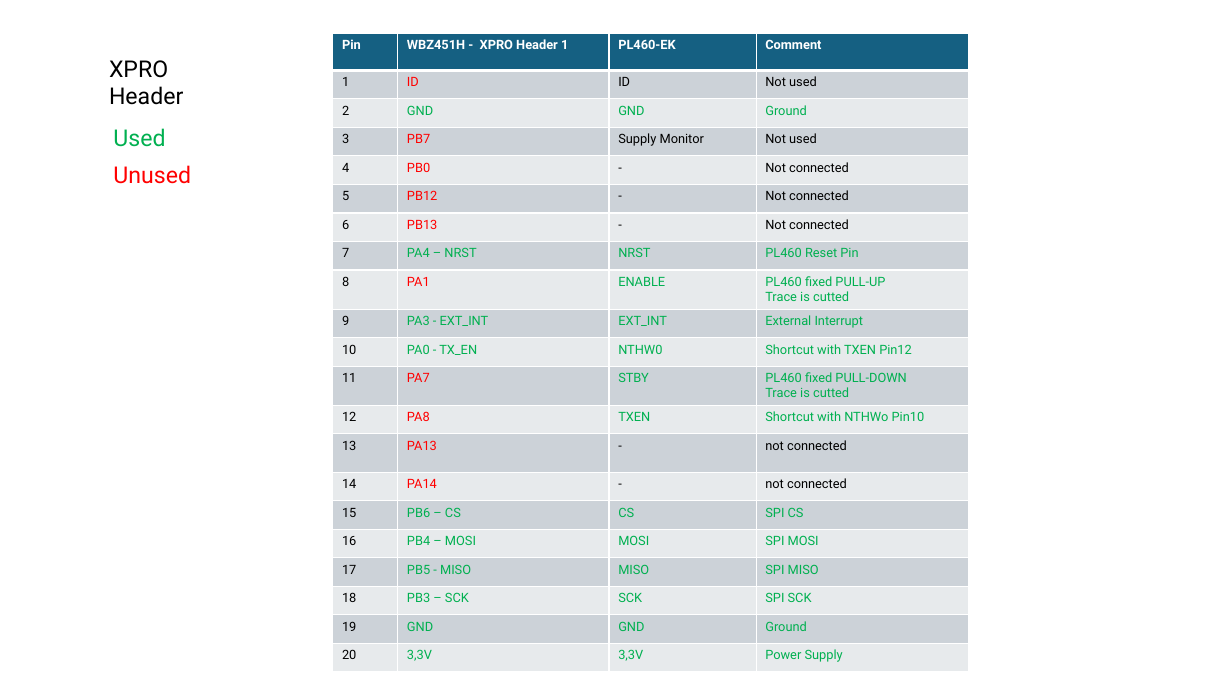
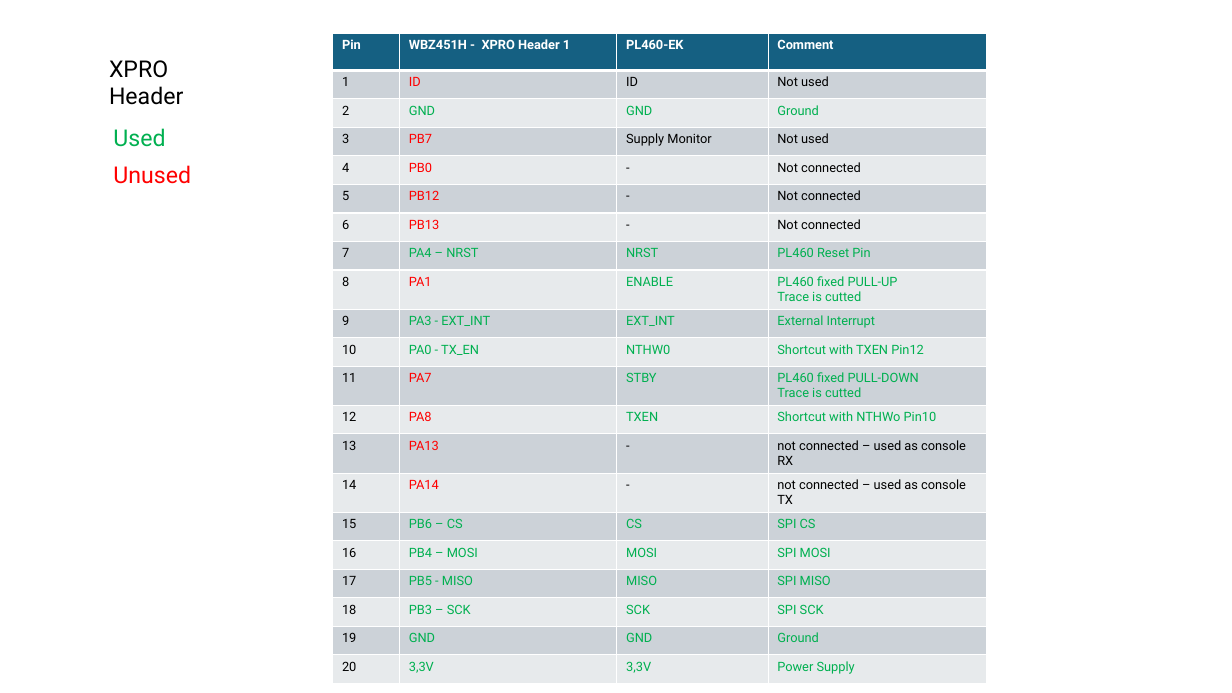
Before and after one commit to MicrochipTech/G3_HYBRID_IOT_DEMO, a slide deck: slide 4 of g3_device_udp_wbz451h/doc/WBZ451H_XPRO1.pptx. Drawn at 1232x693 pixels with LibreOffice and Linux fonts; fonts in the diff are those of the drawing. Boxes give left, top, right and bottom in pixels: in the first picture for what was removed or moved away, otherwise in the second. Text is boxed around its words. In the diff, an @@ line names an element or a change of style, - is before the commit and + after.

```diff
--- a/g3_device_udp_wbz451h/doc/WBZ451H_XPRO1.pptx
+++ b/g3_device_udp_wbz451h/doc/WBZ451H_XPRO1.pptx
@@ table at (333, 33, 986, 678) @@
-row 14, column 4: not connected
+row 14, column 4: not connected – used as console RX
-row 15, column 4: not connected
+row 15, column 4: not connected – used as console TX
@@ table: place and size @@
-table at (333, 33, 969, 674)
+table at (333, 33, 986, 678)
```
Also in this commit, not shown: 1 other slide changed.
